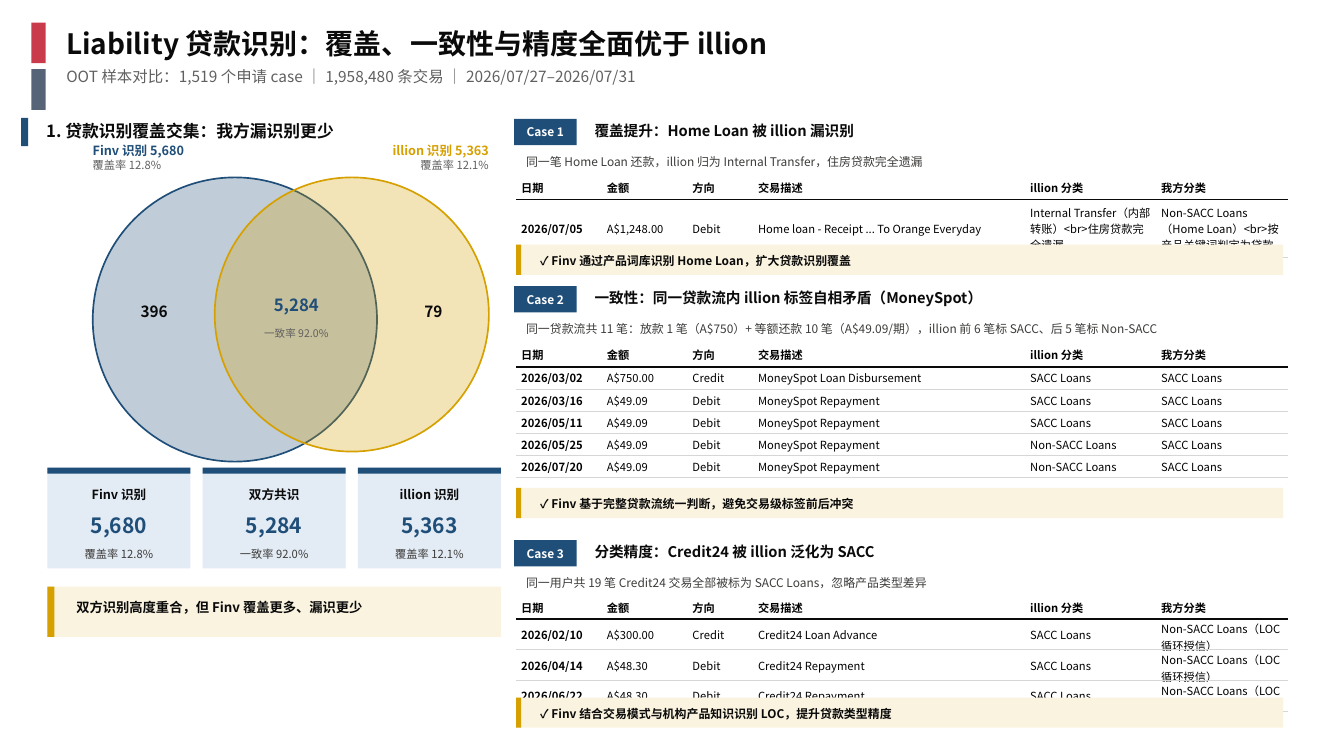
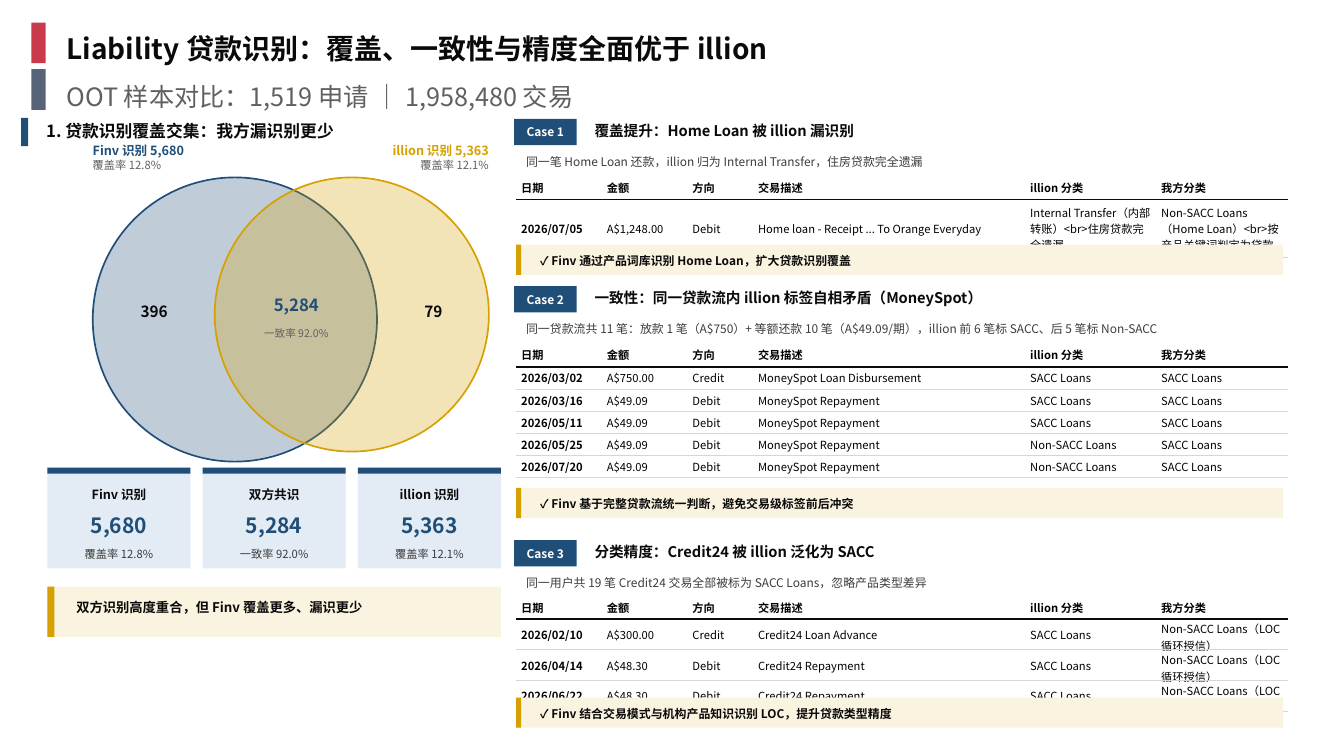
Before and after one commit to EliamZhang/AI-report-materials---August-13th, a slide deck: slide 4 of 银行流水分享_V1.8.pptx. Drawn at 1344x756 pixels with LibreOffice and Linux fonts; fonts in the diff are those of the drawing; background and template pictures are left out. Boxes give left, top, right and bottom in pixels: in the first picture for what was removed or moved away, otherwise in the second. Text is boxed around its words. In the diff, an @@ line names an element or a change of style, - is before the commit and + after.

```diff
--- a/银行流水分享_V1.8.pptx
+++ b/银行流水分享_V1.8.pptx
@@ text "Liability 贷款识别：覆盖、一致性与精度全面优于 illion" at (67, 35, 767, 66): line spacing 1 to 1.3 @@
@@ text at (66, 85, 573, 111): text changed; size 11 to 18 pt @@
-OOT 样本对比：1,519 个申请 case ｜ 1,958,480 条交易 ｜ 2026/07/27–2026/07/31
+OOT 样本对比：1,519 申请 ｜ 1,958,480 交易
```
Also in this commit, not shown: 1 other slide changed, 2 other files.
